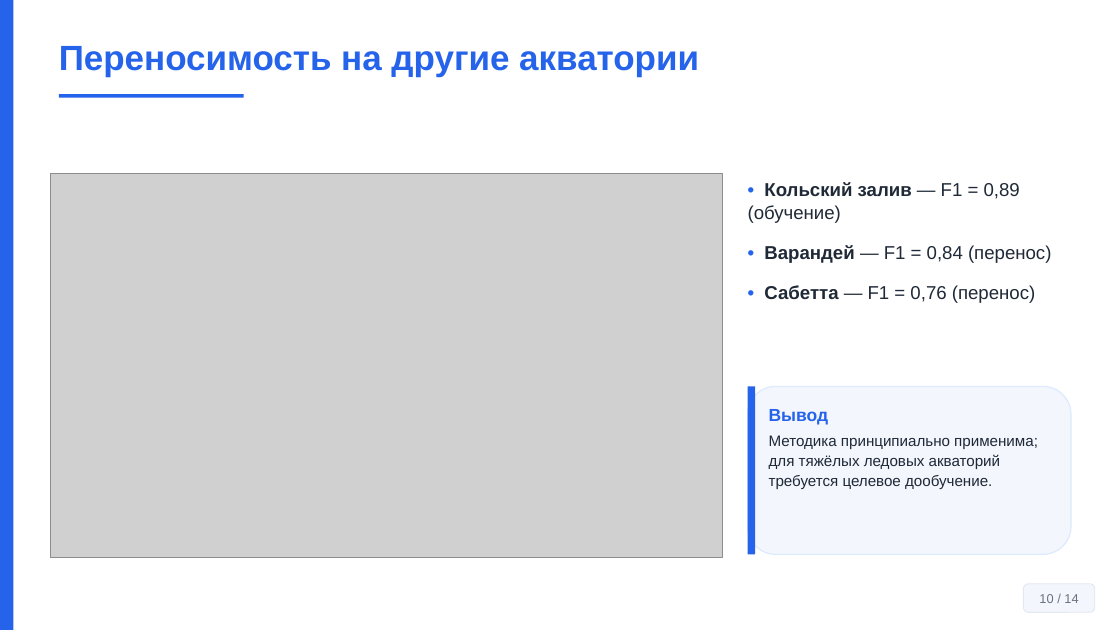
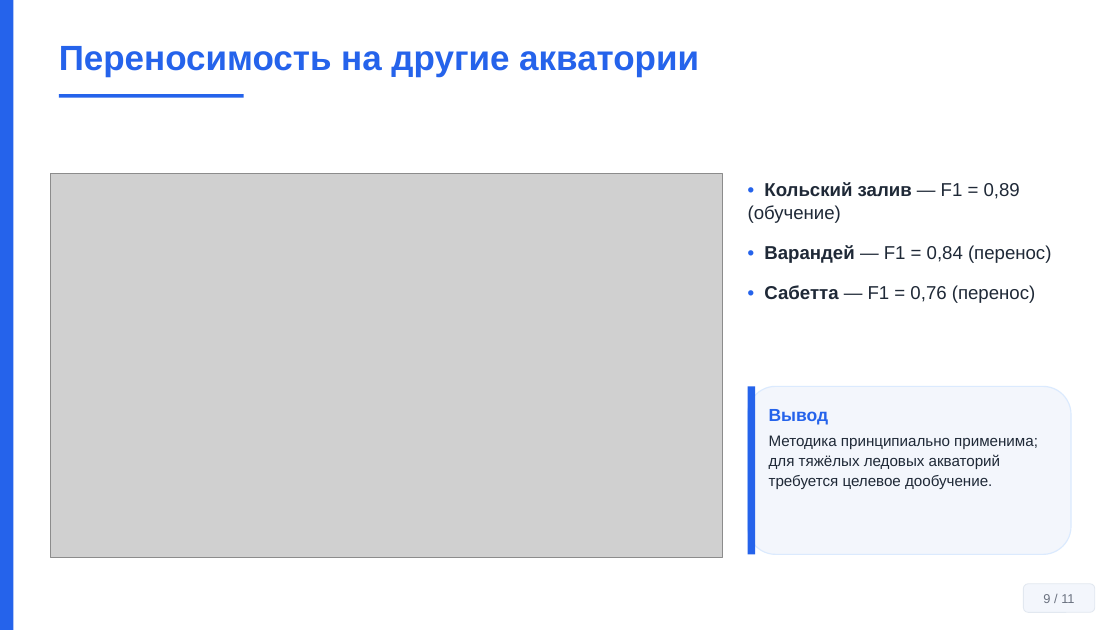
Before and after one commit to Confucius-hub/spbu_db_hw, a slide deck: slide 9 of thesis/vkr_final/Презентация_Финал_Байханов_2026.pptx (slide 10 before the commit). Drawn at 1120x630 pixels with LibreOffice and Linux fonts; fonts in the diff are those of the drawing; grey boxes stand for pictures. Boxes give left, top, right and bottom in pixels: in the first picture for what was removed or moved away, otherwise in the second. Text is boxed around its words. In the diff, an @@ line names an element or a change of style, - is before the commit and + after.

```diff
--- a/thesis/vkr_final/Презентация_Финал_Байханов_2026.pptx
+++ b/thesis/vkr_final/Презентация_Финал_Байханов_2026.pptx
@@ text in rounded rectangle at box(1043, 594, 1074, 603): text changed @@
-10 / 14
+9 / 11
```
Also in this commit, not shown: 8 other slides changed, 2 slides added, 6 slides removed, 5 other files.
